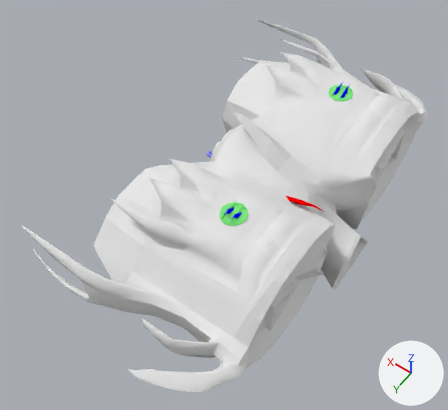
One commit to the Blender file shiv_gunship.blend: the scene before it, then after it.
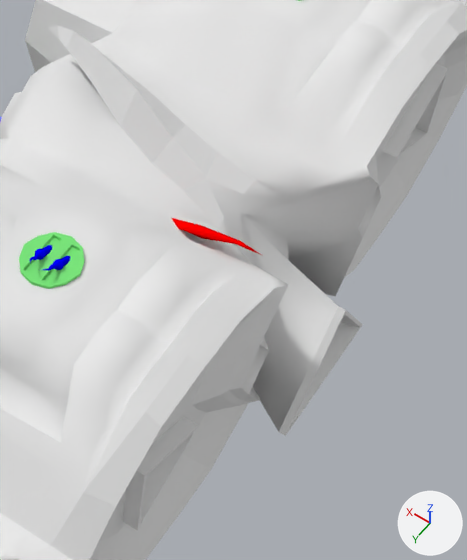
Each version appears first whole from a camera (50 mm lens) standing at (-8.52, 11.44, 15.55) and looking at (-0.99, 0.91, -1.01), and next in a close-up on the part from 47% to 92% of the width and 25% to 84% of the height. Every picture has the same lights, and +X, +Y and +Z are marked at lower right.

Objects in the first close-up: 'shiv_gunship'.
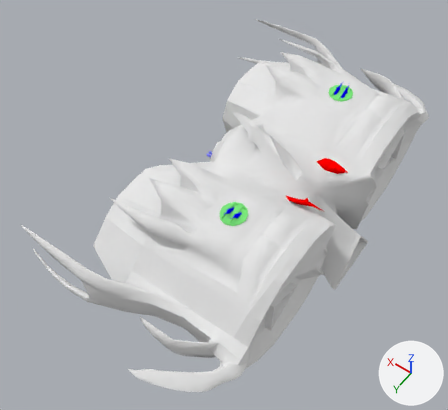
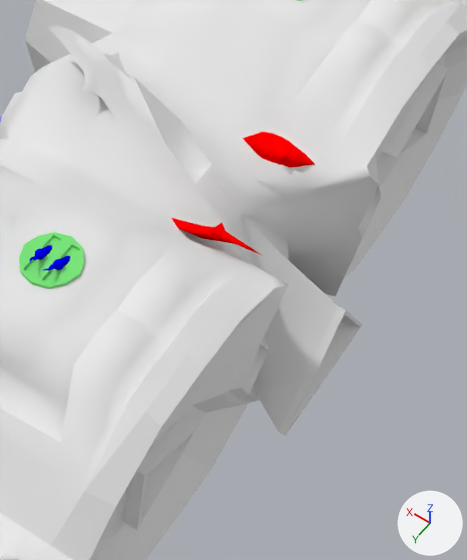
Commit message: gunship mesh updated

Location of each change, (x1, y1, x2, y2) in pixels of the close-ups (467 x 560 px):
'shiv_gunship', reshaped, recoloured: (0, 0, 467, 560) in both
part 1 of me_cube, added (red): after (243, 132, 315, 168)
part 2 of me_cube, built on: (48, 26, 261, 255) in both

Diff of the bpy script that builds the scene:
```diff
--- a/shiv_gunship.blend.py
+++ b/shiv_gunship.blend.py
@@ mat_navigation @@
+mat_navigation = diffuse_material('navigation')
+mat_navigation.base_color = (1.0, 0.0, 0.0)  # red #ff0000
@@ me_cube @@
 # used by ob_shiv_gunship; location = (0.0, 0.0, 0.0)
-me_cube.from_pydata(...)  # 5237 vertices, 5844 faces, 3 loose edges; spans x -5.53..3.12, y -7.39..7.39, z -3.55..2.5
+me_cube.from_pydata(...)  # 5346 vertices, 6010 faces, 9 loose edges; spans x -5.53..3.12, y -7.39..7.39, z -3.55..2.5
+# me_cube part 1: a new loose piece of 32 vertices spanning x -4.35..-3.09, y -1.15..-0.74, z 0.81..1.23
+# me_cube part 2
+# 5 vertices are removed from x -3.23..-1.45, y -0.24..0.24, z 1.03..2.37
+# 26 faces are deleted
+# 51 vertices are added at x -4.2..-0.85, y -0.45..1.04, z 1.04..2.45
+# 76 new faces join them, mat_material (white #e7e7e7), smooth
+# 34 new faces join them, smooth
 me_cube.materials.append(mat_material)
@@ ob_shiv_gunship @@
 ob_shiv_gunship.material_slots[9].link = 'OBJECT'; ob_shiv_gunship.material_slots[9].material = mat_sensors
+ob_shiv_gunship.material_slots[10].link = 'OBJECT'; ob_shiv_gunship.material_slots[10].material = mat_navigation  # red #ff0000
```
